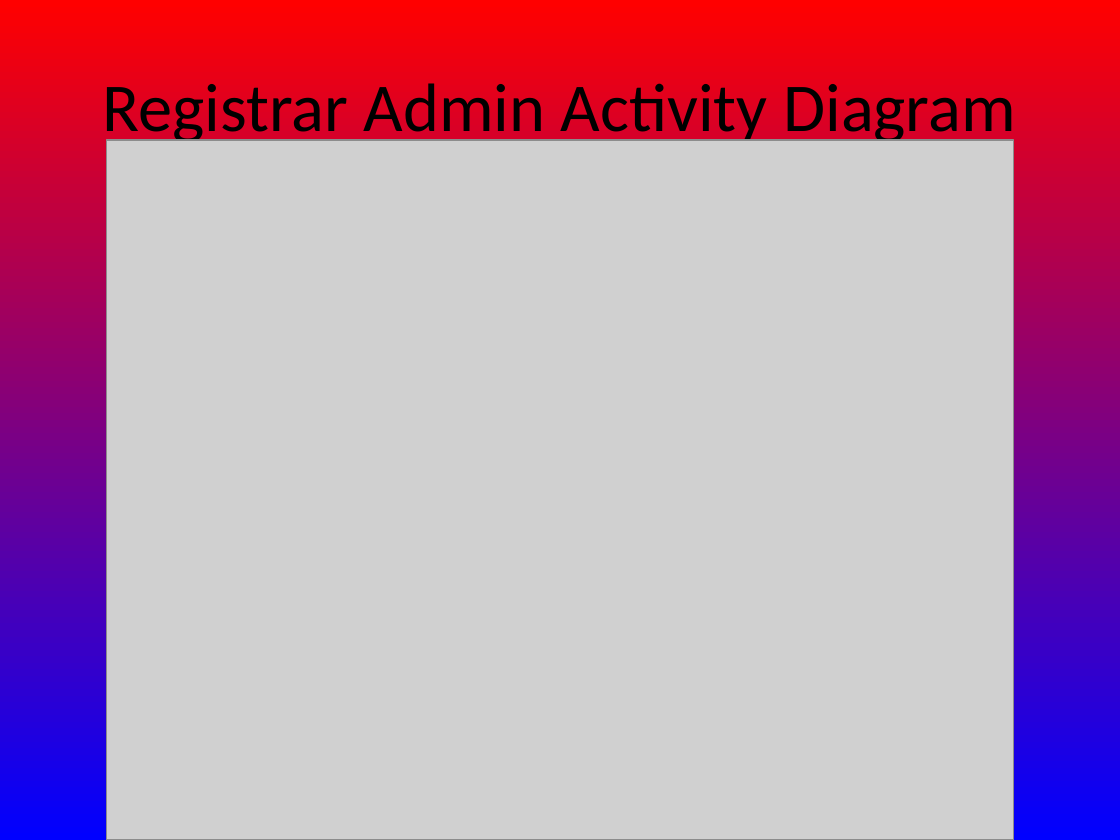
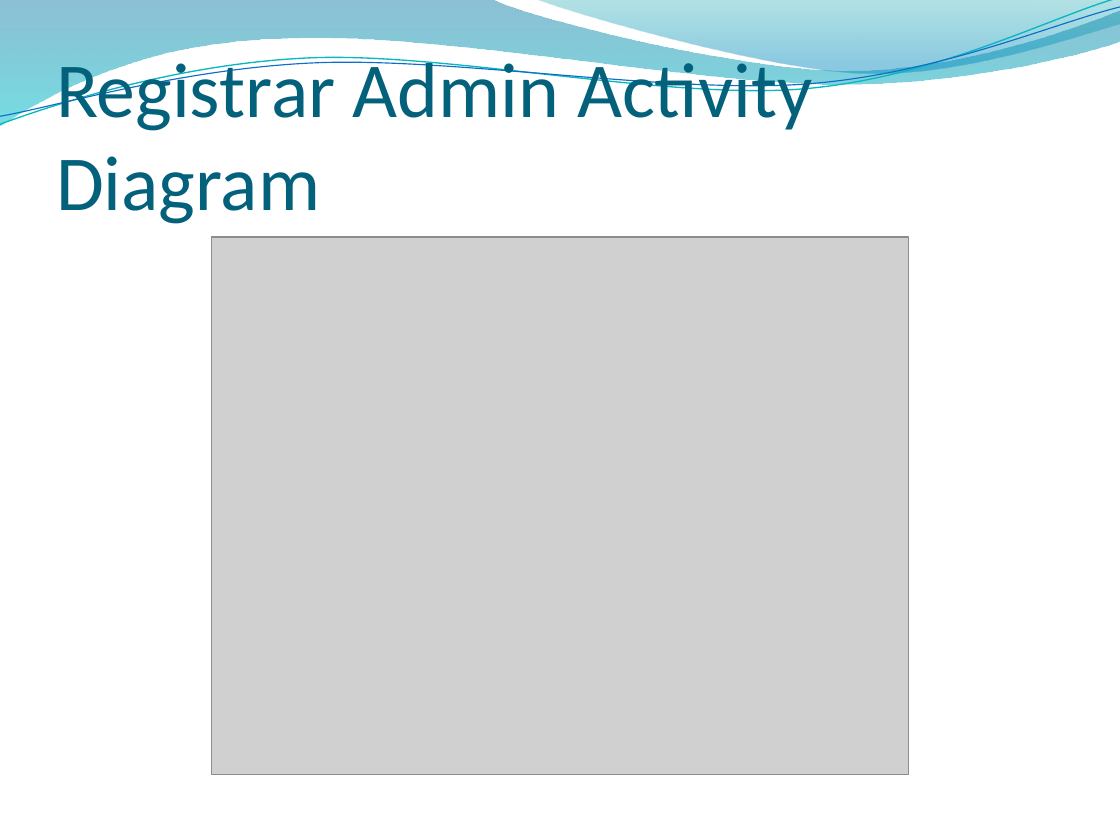
Before and after one commit to MatrixPeckham/majorrequirements336, a slide deck: slide 8 of Documents/Design review PPT.pptx. Drawn at 1120x840 pixels with LibreOffice and Linux fonts; fonts in the diff are those of the drawing; grey boxes stand for pictures; background and template pictures are left out. Boxes give left, top, right and bottom in pixels: in the first picture for what was removed or moved away, otherwise in the second. Text is boxed around its words. In the diff, an @@ line names an element or a change of style, - is before the commit and + after.

```diff
--- a/Documents/Design review PPT.pptx
+++ b/Documents/Design review PPT.pptx
@@ background gradient #FF0000 to #0000FF to picture (left out) @@
@@ freeform shape added at [0,0,1120,127], fill gradient #0074A1 to #00C6CF @@
@@ freeform shape added at [0,0,1120,131], outline #0AB8BF 0.85 pt @@
@@ freeform shape added at [0,7,1120,125], outline #0F6FC6 0.75 pt @@
@@ freeform shape added at [536,0,1120,77], fill gradient #00A1A9 to #008BBF @@
@@ title "Registrar Admin Activity Diagram": place and size @@
-title "Registrar Admin Activity Diagram" at [102,83,1016,147]
+title "Registrar Admin Activity Diagram" at [56,52,812,224]
@@ title "Registrar Admin Activity Diagram" at [56,52,812,224]: size 44 to 50 pt, text colour #000000 to #04617B; alignment centre to left; vertical alignment middle to bottom @@
@@ picture: place and size @@
-picture at [106,140,1014,840]
+picture at [212,237,908,775]
```
Also in this commit, not shown: 14 other slides changed.
